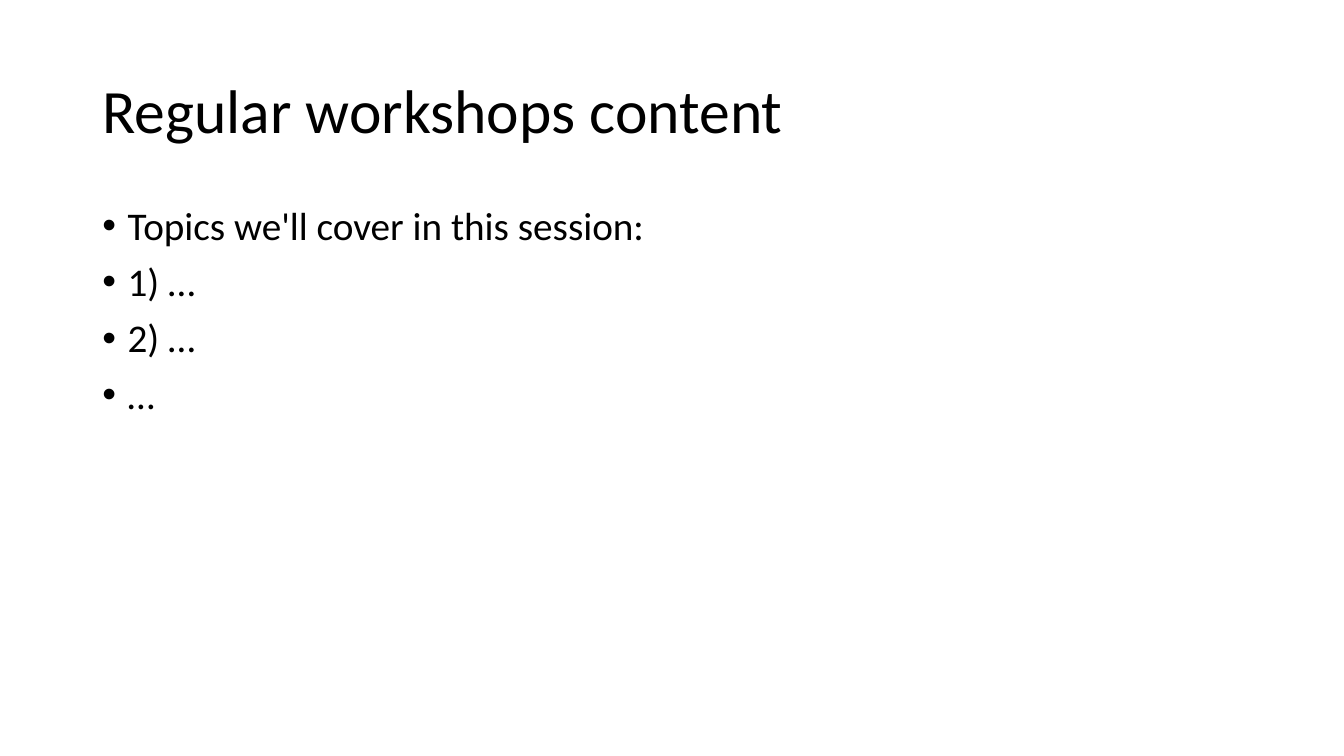
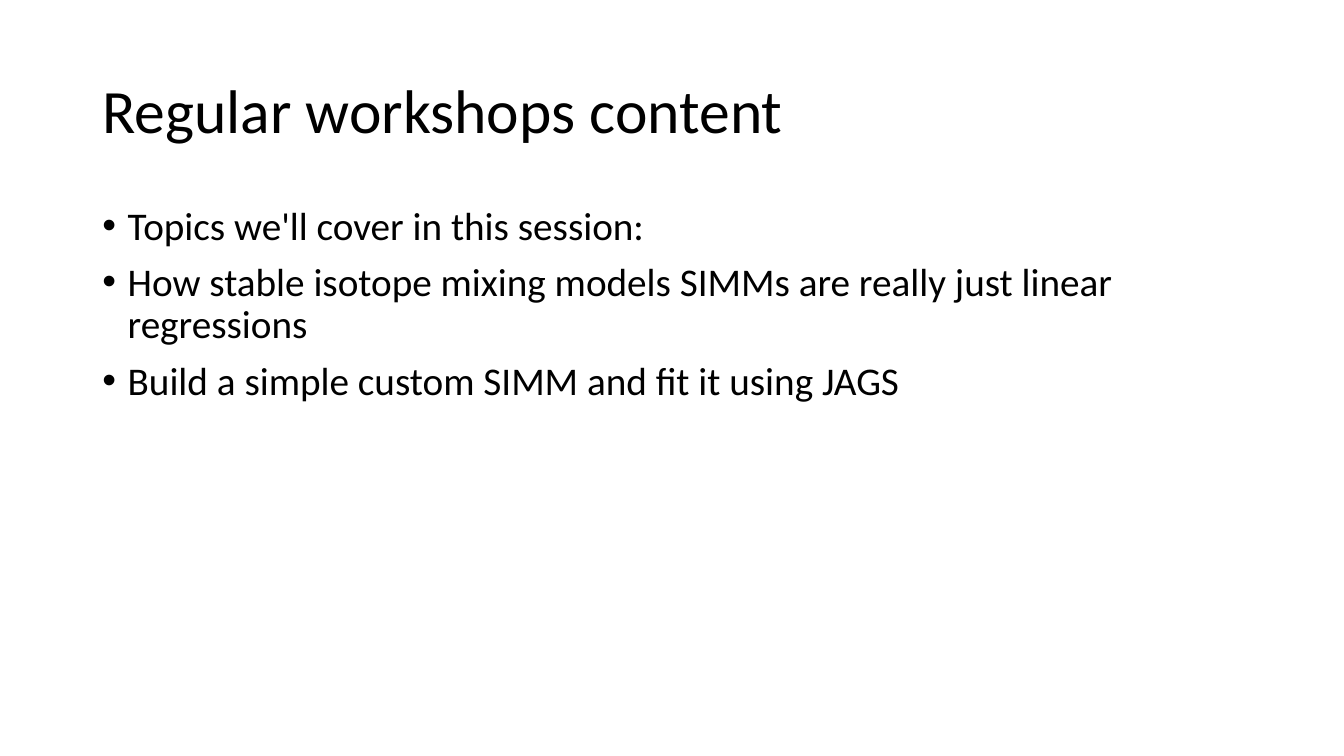
Before and after one commit to andrewcparnell/simms_course, a slide deck: slide 5 of Instats/Day-2/Session-8/simms-regression-instats.pptx. Drawn at 1344x756 pixels with LibreOffice and Linux fonts; fonts in the diff are those of the drawing. Boxes give left, top, right and bottom in pixels: in the first picture for what was removed or moved away, otherwise in the second. Text is boxed around its words. In the diff, an @@ line names an element or a change of style, - is before the commit and + after.

```diff
--- a/Instats/Day-2/Session-8/simms-regression-instats.pptx
+++ b/Instats/Day-2/Session-8/simms-regression-instats.pptx
@@ text at (128, 268, 1112, 402): text changed @@
-• 1) …
-• 2) …
-• …
+• How stable isotope mixing models SIMMs are really just linear regressions
+• Build a simple custom SIMM and fit it using JAGS
```
Also in this commit, not shown: 1 other slide changed, 1 slide removed, 17 other files.
